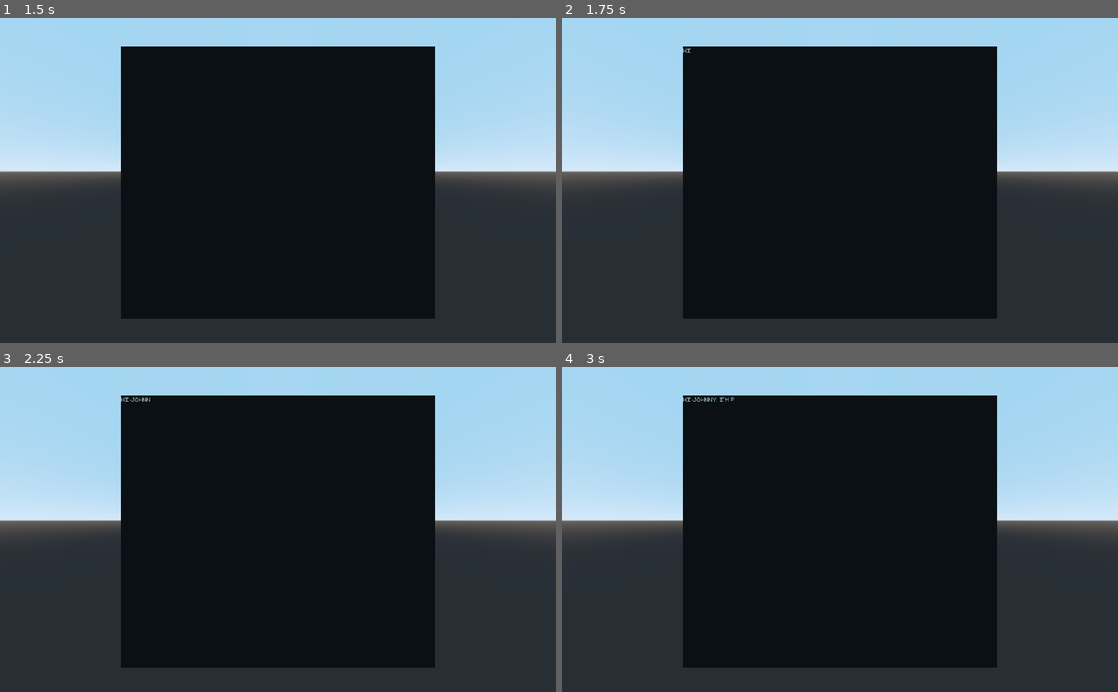
Above: before the commit, frames 1-4 (two rows, left to right).
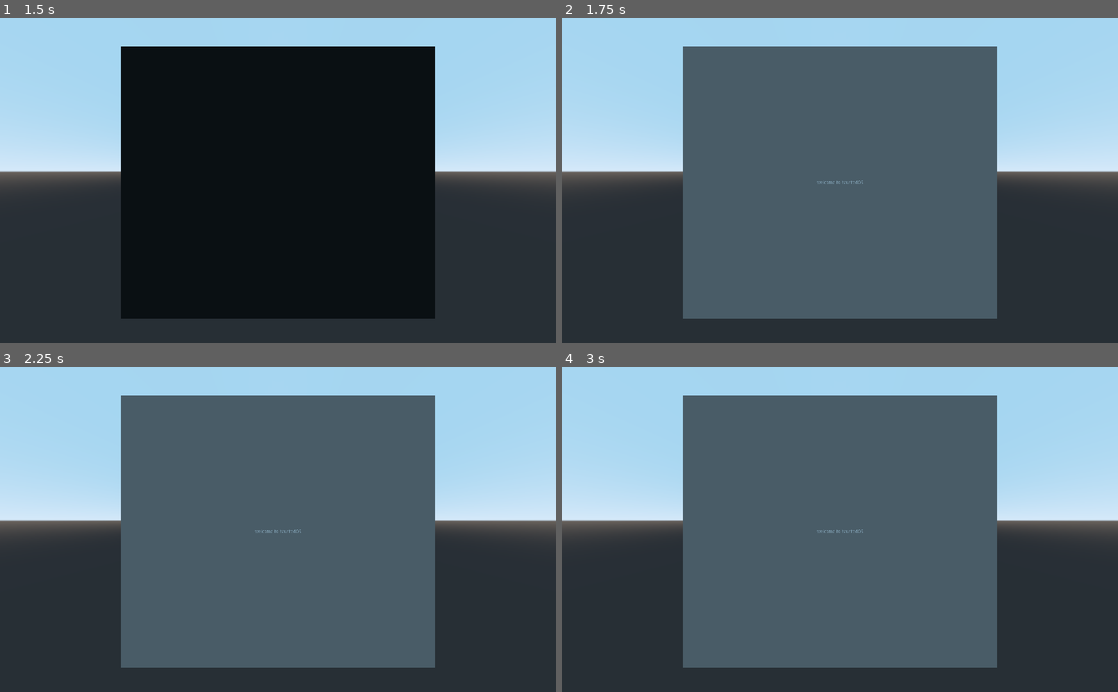
Above: after the commit, the same moments.

Repository: QbieShay/TuttoPizza
Game: Godot game, scene res://Main.tscn
Two runs of this game, one before a commit and one after it. Both use one fixed random seed, a clock stepped at 60 frames per second and the inputs below.
Inputs (mouse positions are in pixels of both pictures, inside the frame that each line leads up to):
- Up to frame 1 (1.5 s): click "Play" at 0.5 s; tap Enter at 1.25 s; move the mouse to (400, 164) at 1.27 s; click (400, 164) at 1.42 s
- Up to frame 2 (1.75 s): no input
- Up to frame 3 (2.25 s): tap Space at 2 s; move the mouse to (166, 545) at 2.02 s; click (166, 545) at 2.17 s
- Up to frame 4 (3 s): tap Enter at 2.75 s; move the mouse to (895, 458) at 2.77 s; click (895, 458) at 2.92 s

Frame 1 is identical in both runs. In frame 2, 47% of the frame differs, in the area x 21-79%, y 8-93%; in frame 3, 47%; in frame 4, 47%.

Commit message:
added image viewer and GUI theme

Diff:
--- /dev/null
+++ b/Assets/VirtualOS/VirtualOSTheme.tres
@@ -0,0 +1,45 @@
+[gd_resource type="Theme" load_steps=4 format=2]
+
+[ext_resource path="res://Assets/VirtualOS/BootFont.tres" type="DynamicFont" id=1]
+[ext_resource path="res://Assets/VirtualOS/close.png" type="Texture" id=2]
+
+[sub_resource type="StyleBoxFlat" id=1]
+bg_color = Color( 0.827451, 0.752941, 0.658824, 1 )
+border_width_top = 26
+border_color = Color( 0.176471, 0.105882, 0.180392, 1 )
+corner_detail = 1
+expand_margin_top = 26.0
+
+[resource]
+default_font = ExtResource( 1 )
+Dialogs/constants/button_margin = 32
+Dialogs/constants/margin = 40
+PopupMenu/colors/font_color = Color( 0.878431, 0.878431, 0.878431, 1 )
+PopupMenu/colors/font_color_accel = Color( 0.7, 0.7, 0.7, 0.8 )
+PopupMenu/colors/font_color_disabled = Color( 0.4, 0.4, 0.4, 0.8 )
+PopupMenu/colors/font_color_hover = Color( 0.878431, 0.878431, 0.878431, 1 )
+PopupMenu/constants/hseparation = 4
+PopupMenu/constants/vseparation = 4
+PopupMenu/fonts/font = null
+PopupMenu/icons/checked = null
+PopupMenu/icons/radio_checked = null
+PopupMenu/icons/radio_unchecked = null
+PopupMenu/icons/submenu = null
+PopupMenu/icons/unchecked = null
+PopupMenu/styles/hover = null
+PopupMenu/styles/labeled_separator_left = null
+PopupMenu/styles/labeled_separator_right = null
+PopupMenu/styles/panel = null
+PopupMenu/styles/panel_disabled = null
+PopupMenu/styles/separator = null
+PopupPanel/styles/panel = null
+WindowDialog/colors/title_color = Color( 1, 1, 1, 1 )
+WindowDialog/constants/close_h_ofs = 24
+WindowDialog/constants/close_v_ofs = 24
+WindowDialog/constants/scaleborder_size = 0
+WindowDialog/constants/title_height = 20
+WindowDialog/fonts/title_font = ExtResource( 1 )
+WindowDialog/icons/ = null
+WindowDialog/icons/close = ExtResource( 2 )
+WindowDialog/icons/close_highlight = ExtResource( 2 )
+WindowDialog/styles/panel = SubResource( 1 )
--- a/VirtualOS/Boot/BootScreen.gd
+++ b/VirtualOS/Boot/BootScreen.gd
@@ -32,6 +32,9 @@
 	]
 
 func _ready():
+	#FIXME: debugging purposes
+	emit_signal("done")
+	return
 	$AnimationPlayer.connect("animation_finished", self, "_on_animation_done")
 	#$AnimationPlayer.play("boot_animation")
 	_character_timer = Timer.new()
--- /dev/null
+++ b/VirtualOS/Components/App.gd
@@ -0,0 +1,7 @@
+extends WindowDialog
+class_name App
+
+signal closed
+
+func open_file(file):
+	pass
--- /dev/null
+++ b/VirtualOS/Components/ImageViewer/ImageViewer.gd
@@ -0,0 +1,13 @@
+extends App
+
+func open_file(file):
+	_show_image(file.title, file.image)
+	popup_centered()
+
+func _show_image(image_title, image):
+	$TextureRect.texture = image
+	$Label.text = image_title
+
+func _on_ImageViewer_popup_hide():
+	emit_signal("closed")
+	pass # Replace with function body.
--- /dev/null
+++ b/VirtualOS/Components/ImageViewer/ImageViewer.tscn
@@ -0,0 +1,26 @@
+[gd_scene load_steps=3 format=2]
+
+[ext_resource path="res://Assets/VirtualOS/VirtualOSTheme.tres" type="Theme" id=1]
+[ext_resource path="res://VirtualOS/Components/ImageViewer/ImageViewer.gd" type="Script" id=2]
+
+[node name="ImageViewer" type="WindowDialog"]
+visible = true
+margin_right = 345.0
+margin_bottom = 200.0
+theme = ExtResource( 1 )
+script = ExtResource( 2 )
+
+[node name="TextureRect" type="TextureRect" parent="."]
+anchor_right = 1.0
+anchor_bottom = 1.0
+size_flags_horizontal = 3
+size_flags_vertical = 3
+expand = true
+stretch_mode = 5
+
+[node name="Label" type="Label" parent="."]
+anchor_right = 1.0
+margin_top = -26.0
+theme = ExtResource( 1 )
+
+[connection signal="popup_hide" from="." to="." method="_on_ImageViewer_popup_hide"]
--- /dev/null
+++ b/VirtualOS/Desktop/ApplicationLauncher.gd
@@ -0,0 +1,4 @@
+extends CanvasLayer
+
+func _ready():
+	VirtualOS.app_layer = self
--- /dev/null
+++ b/VirtualOS/Singleton/FileSystem.gd
@@ -0,0 +1,4 @@
+extends Node
+
+func get_file(path):
+	return get_node(path)
--- /dev/null
+++ b/VirtualOS/Singleton/FileSystem.tscn
@@ -0,0 +1,14 @@
+[gd_scene load_steps=4 format=2]
+
+[ext_resource path="res://VirtualOS/Singleton/FileSystem.gd" type="Script" id=1]
+[ext_resource path="res://VirtualOS/Singleton/FileTypes/ImageFileType.gd" type="Script" id=2]
+[ext_resource path="res://Assets/gj.jpg" type="Texture" id=3]
+
+[node name="FileSystem" type="Node"]
+script = ExtResource( 1 )
+
+[node name="totallynotporn" type="Node" parent="."]
+script = ExtResource( 2 )
+extension = "jpg"
+image = ExtResource( 3 )
+title = "deskie"
--- /dev/null
+++ b/VirtualOS/Singleton/FileTypes/ImageFileType.gd
@@ -0,0 +1,4 @@
+extends OS_VirtualFile
+
+export(Texture) var image
+export(String) var title
--- /dev/null
+++ b/VirtualOS/Singleton/VirtualFile.gd
@@ -0,0 +1,5 @@
+extends Node
+class_name OS_VirtualFile
+
+#folder, jpg, mp3?, exe?
+export(String, "jpg", "folder") var extension
--- /dev/null
+++ b/VirtualOS/Singleton/VirtualOS.gd
@@ -0,0 +1,29 @@
+extends Node
+
+
+var app_layer = null
+var filesystem_scene = preload("res://VirtualOS/Singleton/FileSystem.tscn")
+var filesystem = null
+
+var extension_application = {
+	"jpg": preload("res://VirtualOS/Components/ImageViewer/ImageViewer.tscn"),
+	}
+
+var opened_apps = []
+
+func _ready():
+	filesystem = filesystem_scene.instance()
+
+func open_file(path):
+	var file = filesystem.get_file(path)
+	var program = extension_application[file.extension].instance()
+	opened_apps.append(program)
+	app_layer.add_child(program)
+	program.connect("closed", self, "_on_program_closed")
+	program.open_file(file)
+
+
+func _on_program_closed(program):
+	app_layer.remove_child(program)
+	opened_apps.erase(program)
+	program.queue_free()
--- a/project.godot
+++ b/project.godot
@@ -8,15 +8,30 @@
 
 config_version=4
 
-_global_script_classes=[  ]
+_global_script_classes=[ {
+"base": "WindowDialog",
+"class": "App",
+"language": "GDScript",
+"path": "res://VirtualOS/Components/App.gd"
+}, {
+"base": "Node",
+"class": "OS_VirtualFile",
+"language": "GDScript",
+"path": "res://VirtualOS/Singleton/VirtualFile.gd"
+} ]
 _global_script_class_icons={
-
+"App": "",
+"OS_VirtualFile": ""
 }
 
 [application]
 
 run/main_scene="res://Main.tscn"
 
+[autoload]
+
+VirtualOS="*res://VirtualOS/Singleton/VirtualOS.gd"
+
 [rendering]
 
 environment/default_environment="res://game.tres"
Binary file added: Assets/VirtualOS/close.png
Not shown, added: Assets/VirtualOS/close.png.import
Binary file added: Assets/gj.jpg
Not shown, added: Assets/gj.jpg.import
